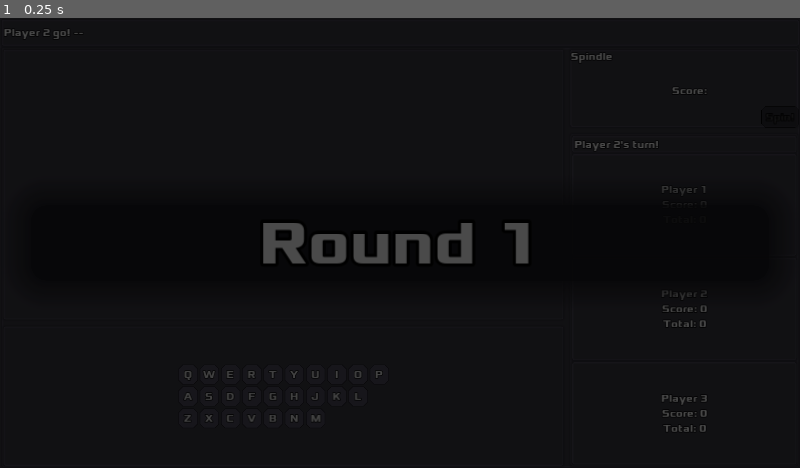
Above: before the commit, frame 1.
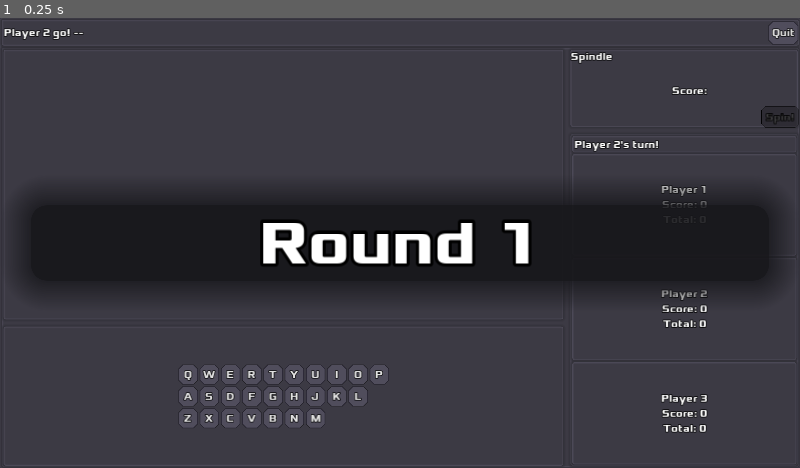
Above: after the commit, the same moment.

Repository: zacryol/spindle-of-serendipity
Game: Godot game, scene res://game/GamePanel.tscn
Two runs of this game, one before a commit and one after it. Both use one fixed random seed, a clock stepped at 60 frames per second and the inputs below. This scene is started directly instead of the project's main scene.
Inputs:
- Up to frame 1 (0.25 s): no input

The runs differ from the first frame. In frame 1, 86% of the frame differs, in the area x 0-100%, y 0-100%.
Error in both runs: Division By Zero in operator '%'. (res://system/singletons/EntryManager.gd:71)

Commit message:
quit button always visible

Diff:
--- a/godot/game/GamePanel.gd
+++ b/godot/game/GamePanel.gd
@@ -7,7 +7,6 @@
 onready var entry_display := $GP/VB/Game/HSplit/EDKB/EntryDisplay
 onready var log_label: Label = $GP/VB/Top/HB/Label
 onready var new_button: Button = $GP/VB/Top/HB/NewG
-onready var quit_button: Button = $GP/VB/Top/HB/Quit
 onready var spindle := $GP/VB/Game/HSplit/SP/Spindle
 onready var players := $GP/VB/Game/HSplit/SP/PlayersPanel
 onready var keyboard := $GP/VB/Game/HSplit/EDKB/Keyboard
@@ -27,7 +26,6 @@
 	log_label.text = ""
 	players.start()
 	new_button.hide()
-	quit_button.hide()
 	keyboard.enable()
 
 
@@ -63,7 +61,6 @@
 
 func _pre_reset():
 	new_button.show()
-	quit_button.show()
 
 
 func _on_Quit_pressed():
--- a/godot/game/GamePanel.tscn
+++ b/godot/game/GamePanel.tscn
@@ -98,7 +98,7 @@
 
 [node name="Label" type="Label" parent="GP/VB/Top/HB"]
 margin_top = 7.0
-margin_right = 1270.0
+margin_right = 1217.0
 margin_bottom = 28.0
 size_flags_horizontal = 3
 text = "Game Status Bar"
@@ -111,10 +111,9 @@
 text = "Next"
 
 [node name="Quit" type="Button" parent="GP/VB/Top/HB"]
-visible = false
-margin_left = 956.0
-margin_right = 996.0
-margin_bottom = 20.0
+margin_left = 1221.0
+margin_right = 1270.0
+margin_bottom = 36.0
 text = "Quit"
 
 [node name="Game" type="PanelContainer" parent="GP/VB"]
@@ -227,7 +226,15 @@
 [node name="QuitConfirm" type="CanvasLayer" parent="."]
 layer = 2
 
-[node name="Panel" type="Panel" parent="QuitConfirm"]
+[node name="Main" type="Control" parent="QuitConfirm"]
+visible = false
+anchor_right = 1.0
+anchor_bottom = 1.0
+__meta__ = {
+"_edit_use_anchors_": false
+}
+
+[node name="Panel" type="Panel" parent="QuitConfirm/Main"]
 anchor_right = 1.0
 anchor_bottom = 1.0
 custom_styles/panel = SubResource( 5 )
@@ -235,7 +242,7 @@
 "_edit_use_anchors_": false
 }
 
-[node name="ConfirmationDialog" type="ConfirmationDialog" parent="QuitConfirm"]
+[node name="ConfirmationDialog" type="ConfirmationDialog" parent="QuitConfirm/Main"]
 visible = true
 anchor_left = 0.5
 anchor_top = 0.5
@@ -248,6 +255,9 @@
 theme = ExtResource( 6 )
 window_title = "Quit?"
 dialog_text = "Are You sure you want to quit?"
+__meta__ = {
+"_edit_use_anchors_": false
+}
 [connection signal="pressed" from="GP/VB/Top/HB/NewG" to="." method="_on_NewG_pressed"]
 [connection signal="pressed" from="GP/VB/Top/HB/Quit" to="." method="_on_Quit_pressed"]
 [connection signal="game_log" from="GP/VB/Game/HSplit/EDKB/EntryDisplay" to="." method="_log"]
